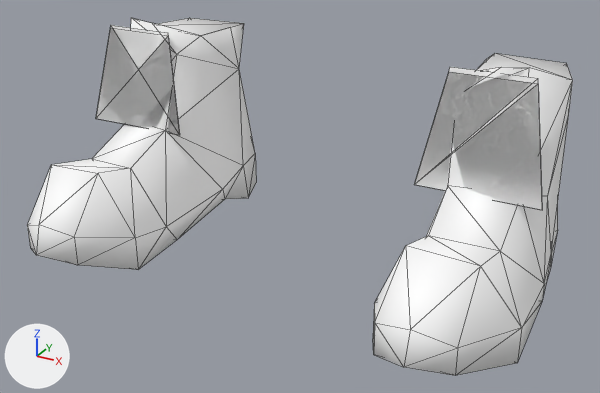
Renders of the FBX model Contents/mods/Boots Expanded/media/models_X/Static/Clothes/sneakers_male.fbx from each side of a commit.
Rendered twice from a camera (50 mm lens) standing at (0.00203, -0.00346, 0.00212) and looking at (0.00005, 0.00013, 0.00032). The lights are fixed; the arrows at lower left show +X, +Y and +Z. Mesh edges are drawn as thin lines. Where no turn or scale is listed for an object, it has been applied to the vertices. Vertices at the same position are counted once.

Objects in the first picture: 'Body'.
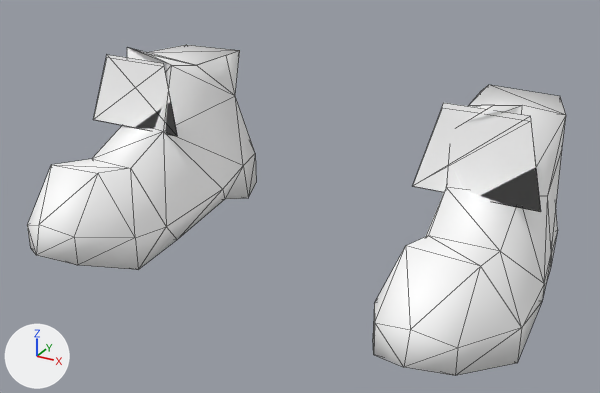
Diff of the bpy script that builds the scene:
```diff
--- a/Contents/mods/Boots Expanded/media/models_X/Static/Clothes/sneakers_male.fbx.py
+++ b/Contents/mods/Boots Expanded/media/models_X/Static/Clothes/sneakers_male.fbx.py
@@ me_mesh @@
 me_mesh.from_pydata(...)  # 104 vertices, 180 faces; spans x -0.0014..0.00137, y -0.00075..0.00111, z -0.00014..0.00113
 # used by ob_body; location = (0.0, 0.0, 0.0)
 # before: 11 (0.00129, 0.00066, 0.00082) at pixel (568, 114), 13 (0.00119, 0.0009, 0.00074), 17 (0.00083, 0.00027, 0.00096), 18 (0.00088, 0.00093, 0.00074), 24 (0.0013, 0.00062, 0.00102) at pixel (572, 80)
 # before: 25 (0.00104, 0.00024, 0.00113) at pixel (501, 67), 26 (0.00081, 0.00082, 0.00102) at pixel (486, 58), 27 (0.00083, 0.00053, 0.00102), 28 (0.00116, 0.0003, 0.00113) at pixel (529, 67), 57 (0.0012, 0.00093, 0.00102) at pixel (566, 63)
 # before: 58 (0.00081, 0.00096, 0.00102) at pixel (494, 53)
 # before: 40 (-0.00129, 0.00066, 0.00082), 46 (-0.00088, 0.00092, 0.00074), 51 (-0.00079, 0.00087, 0.00074) at pixel (239, 68), 52 (-0.00129, 0.00062, 0.00102), 53 (-0.00081, 0.00082, 0.00102) at pixel (230, 27)
 # before: 54 (-0.00084, 0.00053, 0.00102) at pixel (200, 35), 55 (-0.00115, 0.0003, 0.00113) at pixel (131, 17), 56 (-0.00096, 0.00024, 0.00113) at pixel (151, 22), 59 (-0.0012, 0.00093, 0.00102) at pixel (189, 17), 60 (-0.0008, 0.00096, 0.00102) at pixel (244, 23)
 # before: 61 (-0.00121, 0.0009, 0.00074)
-me_mesh.vertices[12].co = (0.00119, 0.00025, 0.00053)
-me_mesh.vertices[19].co = (0.00086, 0.00017, 0.00054)  # pixel (447, 185)
-me_mesh.vertices[23].co = (0.0008, 0.00087, 0.00074)
-me_mesh.vertices[41].co = (-0.00119, 0.00025, 0.00053)
-me_mesh.vertices[45].co = (-0.00083, 0.00028, 0.00096)  # pixel (176, 54)
-me_mesh.vertices[47].co = (-0.00085, 0.00017, 0.00054)  # pixel (165, 130)
+# me_mesh part 1: the loose piece of 7 vertices spanning x 0.00068..0.00132, y 0.00018..0.00028, z 0.0005..0.0011 is scaled about its middle by (1, 0.626, 0.722), then moved by (0.0, -0.00004, -0.00008)
+# me_mesh part 2: the loose piece of 7 vertices spanning x -0.0014..-0.00077, y 0.00018..0.00027, z 0.00052..0.00108 is scaled about its middle by (1, 0.607, 0.708), then moved by (0.0, -0.00004, -0.00008)
+# me_mesh part 3
+for i in [11, 13, 17, 18, *range(24, 29), 57, 58]: me_mesh.vertices[i].co += Vector((0.0, -0.00006, -0.00016))
+me_mesh.vertices[12].co = (0.00119, 0.00023, 0.00053)
+me_mesh.vertices[19].co = (0.00086, 0.00014, 0.00054)  # pixel (446, 187)
+me_mesh.vertices[23].co = (0.0008, 0.00082, 0.00069)
+# me_mesh part 4
+for i in [40, 46, *range(51, 57), 59, 60, 61]: me_mesh.vertices[i].co += Vector((0.0, -0.00006, -0.00016))
+me_mesh.vertices[41].co = (-0.00119, 0.00023, 0.00053)
+me_mesh.vertices[45].co = (-0.00083, 0.00023, 0.00091)  # pixel (171, 65)
+me_mesh.vertices[47].co = (-0.00085, 0.00014, 0.00054)  # pixel (163, 131)
 me_mesh.materials.append(mat_body_mat)
```

Where the change shows, as pixel boxes (x1, y1, x2, y2) in the pictures (600 x 393 px; the box of a moved part takes in the faces that stretch with it):
'Body', reshaped (8% shorter)
    before: (27, 18, 573, 376)
    after: (27, 45, 566, 376)
part 1 of me_mesh, moved or reshaped
    before: (414, 67, 542, 210)
    after: (413, 103, 541, 212)
part 2 of me_mesh, moved or reshaped
    before: (96, 25, 180, 135)
    after: (93, 55, 177, 136)
part 3 of me_mesh, moved or reshaped
    before: (426, 53, 573, 283)
    after: (425, 85, 566, 283)
part 4 of me_mesh, moved or reshaped
    before: (92, 18, 255, 227)
    after: (92, 45, 255, 227)
